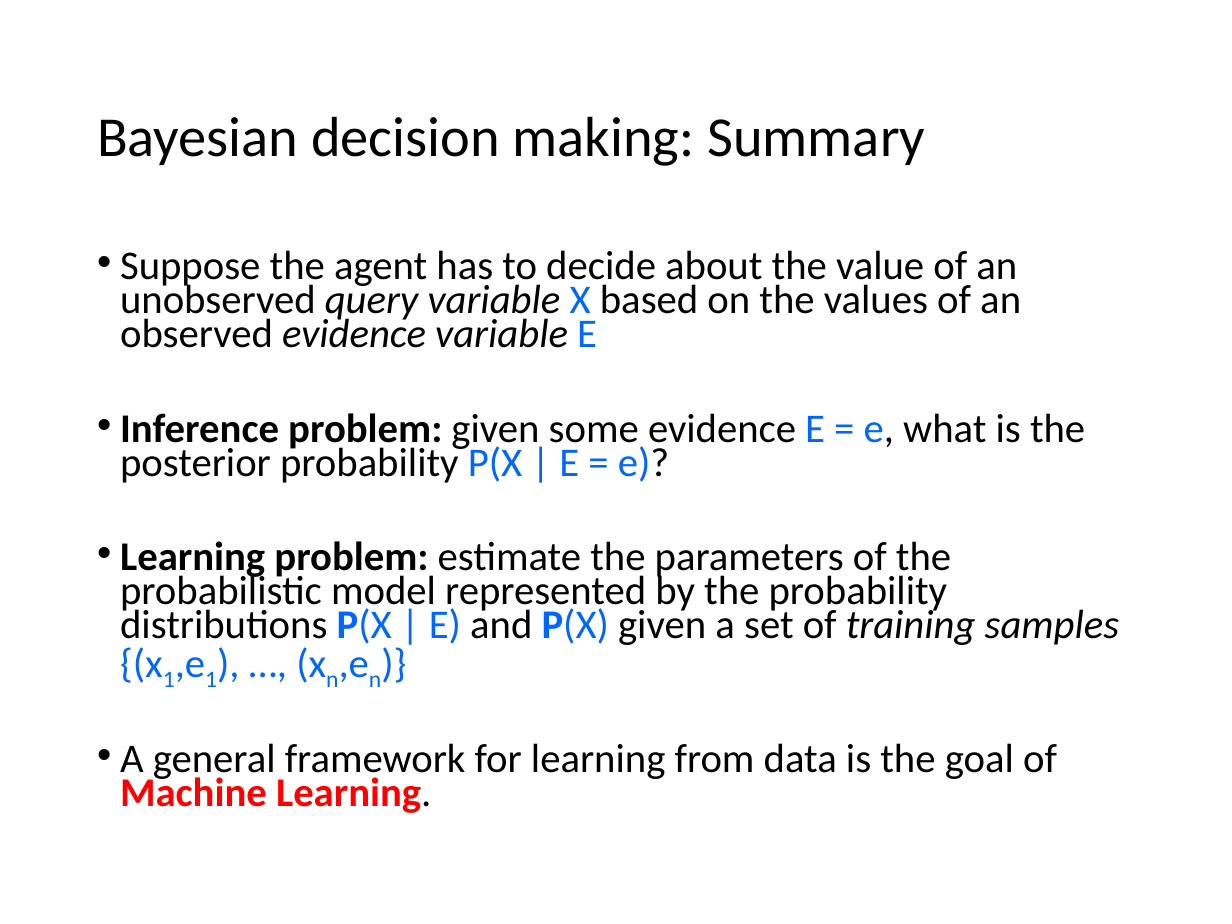
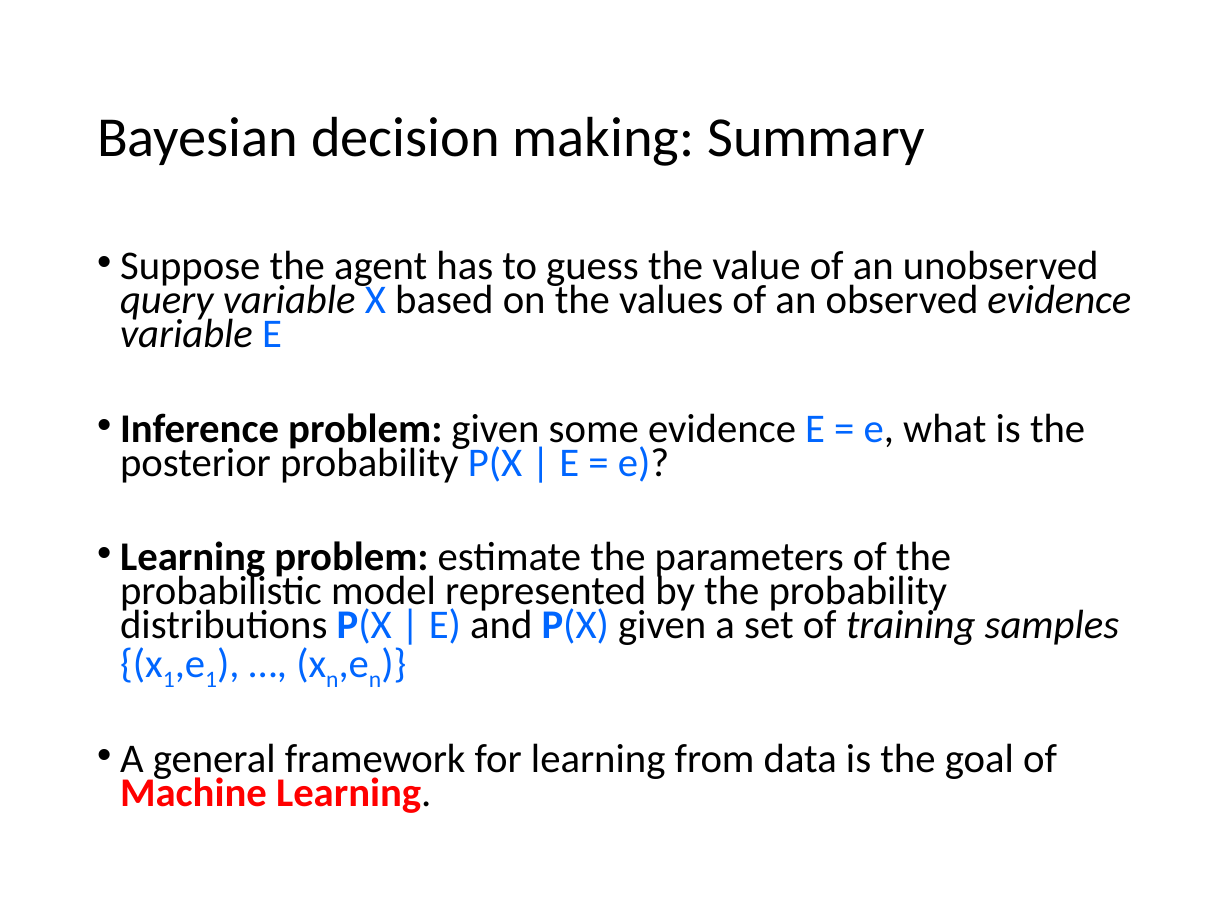
Before and after one commit to mhahsler/CS7320-AI, a slide deck: slide 43 of slides/12_uncertainty.pptx (slide 48 before the commit). Drawn at 1232x924 pixels with LibreOffice and Linux fonts; fonts in the diff are those of the drawing. Boxes give left, top, right and bottom in pixels: in the first picture for what was removed or moved away, otherwise in the second. Text is boxed around its words. In the diff, an @@ line names an element or a change of style, - is before the commit and + after.

```diff
--- a/slides/12_uncertainty.pptx
+++ b/slides/12_uncertainty.pptx
@@ text at box(120, 250, 1131, 348): text changed @@
-• Suppose the agent has to decide about the value of an unobserved query variable X based on the values of an observed evidence variable E
+• Suppose the agent has to guess the value of an unobserved query variable X based on the values of an observed evidence variable E
```
Also in this commit, not shown: 16 other slides changed, 5 slides removed, 1 other file.
